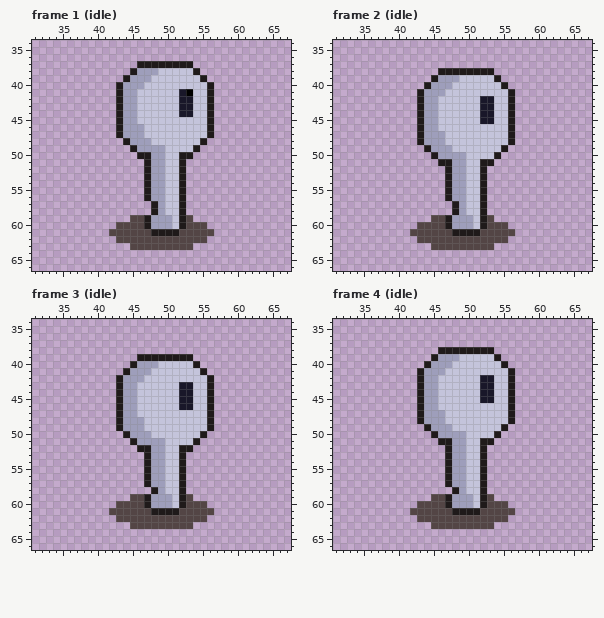
Two states of a pixel-art file, resources/textures/Sprite-0002.aseprite. That is the earlier state.
100x100 pixels, 14 frames. Shown: frame 1 (idle): x 31..67, y 34..66; frame 2 (idle): x 31..67, y 34..66; frame 3 (idle): x 31..67, y 34..66; frame 4 (idle): x 31..67, y 34..66. The commit also changed other frames, which this record leaves out.
After the commit:
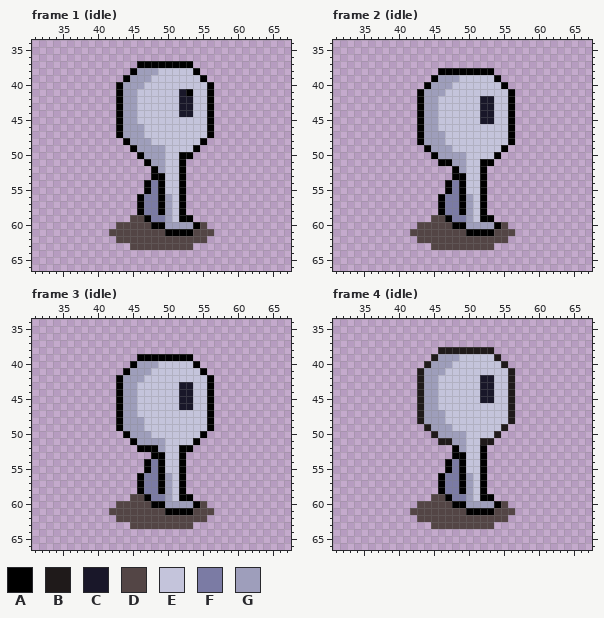
Palette (. is transparent): A #000000  B #1f1a1a  C #191729  D #534545  E #c4c4db  F #7b7ba4  G #9e9ebb
Diff:
--- frame 1 (idle), layer "main"
@@ x 41..58 @@
 36 ..................
-37 .....BBBBBBBB.....
-38 ....BGGGEEEEEB....
-39 ...BGGGEEEEEEEB...
-40 ..BGGGEEEEEEEEEB..
-41 ..BGGEEEEEECAEEB..
-42 ..BGGEEEEEECCEEB..
-43 ..BGGEEEEEECCEEB..
-44 ..BGGEEEEEECCEEB..
-45 ..BGGEEEEEEEEEEB..
-46 ..BGGGEEEEEEEEEB..
-47 ..BGGGEEEEEEEEEB..
-48 ...BGGGEEEEEEEB...
-49 ....BGGGGEEEEB....
-50 .....BBGGEEBB.....
-51 ......BGGEEB......
-52 ......BGGEEB......
-53 ......BGGEEB......
-54 ......BGGEEB......
-55 ......BGGEEB......
-56 ......BGGEEB......
-57 .......BGEEB......
-58 .......BGEEB......
-59 ....DDBGGGEBD.....
-60 ..DDDDBGGGEBDDD...
-61 .DDDDDDBBBBDDDDD..
+37 .....AAAAAAAA.....
+38 ....AGGGEEEEEA....
+39 ...AGGGEEEEEEEA...
+40 ..AGGGEEEEEEEEEA..
+41 ..AGGEEEEEECAEEA..
+42 ..AGGEEEEEECCEEA..
+43 ..AGGEEEEEECCEEA..
+44 ..AGGEEEEEECCEEA..
+45 ..AGGEEEEEEEEEEA..
+46 ..AGGGEEEEEEEEEA..
+47 ..AGGGEEEEEEEEEA..
+48 ...AGGGEEEEEEEA...
+49 ....AGGGGEEEEA....
+50 .....AGGGEEAA.....
+51 ......AGGEEA......
+52 .......AGEEA......
+53 .......AAEEA......
+54 ......AFAEEA......
+55 ......AFAEEA......
+56 .....AFFAGEA......
+57 .....AFFAGEA......
+58 .....AFFAGEA......
+59 ....DDAFFGEAA.....
+60 ..DDDDDAAGGGGAD...
+61 .DDDDDDDDAAAADDD..
 62 ..DDDDDDDDDDDDD...
--- frame 2 (idle), layer "main"
@@ x 41..58 @@
 37 ..................
-38 .....BBBBBBBB.....
-39 ....BGGGEEEEEB....
-40 ...BGGGEEEEEEEB...
-41 ..BGGGEEEEEEEEEB..
-42 ..BGGEEEEEECCEEB..
-43 ..BGGEEEEEECCEEB..
-44 ..BGGEEEEEECCEEB..
-45 ..BGGEEEEEECCEEB..
-46 ..BGGEEEEEEEEEEB..
-47 ..BGGGEEEEEEEEEB..
-48 ..BGGGEEEEEEEEEB..
-49 ...BGGGEEEEEEEB...
-50 ....BGGGGEEEEB....
-51 .....BBGGEEBB.....
-52 ......BGGEEB......
-53 ......BGGEEB......
-54 ......BGGEEB......
-55 ......BGGEEB......
-56 ......BGGEEB......
-57 .......BGEEB......
-58 .......BGEEB......
-59 ....DDBGGGEBD.....
-60 ..DDDDBGGGEBDDD...
-61 .DDDDDDBBBBDDDDD..
+38 .....AAAAAAAA.....
+39 ....AGGGEEEEEA....
+40 ...AGGGEEEEEEEA...
+41 ..AGGGEEEEEEEEEA..
+42 ..AGGEEEEEECCEEA..
+43 ..AGGEEEEEECCEEA..
+44 ..AGGEEEEEECCEEA..
+45 ..AGGEEEEEECCEEA..
+46 ..AGGEEEEEEEEEEA..
+47 ..AGGGEEEEEEEEEA..
+48 ..AGGGEEEEEEEEEA..
+49 ...AGGGEEEEEEEA...
+50 ....AGGGGEEEEA....
+51 .....AAGGEEAA.....
+52 .......AGEEA......
+53 .......AAEEA......
+54 ......AFAEEA......
+55 ......AFAEEA......
+56 .....AFFAGEA......
+57 .....AFFAGEA......
+58 .....AFFAGEA......
+59 ....DDAFFGEAA.....
+60 ..DDDDDAAGGGGAD...
+61 .DDDDDDDDAAAADDD..
 62 ..DDDDDDDDDDDDD...
--- frame 3 (idle), layer "main"
@@ x 41..58 @@
 38 ..................
-39 .....BBBBBBBB.....
-40 ....BGGGEEEEEB....
-41 ...BGGGEEEEEEEB...
-42 ..BGGGEEEEEEEEEB..
-43 ..BGGEEEEEECCEEB..
-44 ..BGGEEEEEECCEEB..
-45 ..BGGEEEEEECCEEB..
-46 ..BGGEEEEEECCEEB..
-47 ..BGGEEEEEEEEEEB..
-48 ..BGGGEEEEEEEEEB..
-49 ..BGGGEEEEEEEEEB..
-50 ...BGGGEEEEEEEB...
-51 ....BGGGGEEEEB....
-52 .....BBGGEEBB.....
-53 ......BGGEEB......
-54 ......BGGEEB......
-55 ......BGGEEB......
-56 ......BGGEEB......
-57 ......BGGEEB......
-58 .......BGEEB......
-59 ....DDBGGGEBD.....
-60 ..DDDDBGGGEBDDD...
-61 .DDDDDDBBBBDDDDD..
+39 .....AAAAAAAA.....
+40 ....AGGGEEEEEA....
+41 ...AGGGEEEEEEEA...
+42 ..AGGGEEEEEEEEEA..
+43 ..AGGEEEEEECCEEA..
+44 ..AGGEEEEEECCEEA..
+45 ..AGGEEEEEECCEEA..
+46 ..AGGEEEEEECCEEA..
+47 ..AGGEEEEEEEEEEA..
+48 ..AGGGEEEEEEEEEA..
+49 ..AGGGEEEEEEEEEA..
+50 ...AGGGEEEEEEEA...
+51 ....AGGGGEEEEA....
+52 .....AAAGEEAA.....
+53 .......AAEEA......
+54 ......AFAEEA......
+55 ......AFAEEA......
+56 .....AFFAGEA......
+57 .....AFFAGEA......
+58 .....AFFAGEA......
+59 ....DDAFFGEAA.....
+60 ..DDDDDAAGGGGAD...
+61 .DDDDDDDDAAAADDD..
 62 ..DDDDDDDDDDDDD...
--- frame 4 (idle), layer "main"
@@ x 44..56 @@
 51 ..BBGGEEBB...
-52 ...BGGEEB....
-53 ...BGGEEB....
-54 ...BGGEEB....
-55 ...BGGEEB....
-56 ...BGGEEB....
-57 ...BGGEEB....
-58 ....BGEEB....
-59 .DDBGGGEBD...
-60 DDDBGGGEBDDD.
-61 DDDDBBBBDDDDD
+52 ....AGEEA....
+53 ....AAEEA....
+54 ...AFAEEA....
+55 ...AFAEEA....
+56 ..AFFAGEA....
+57 ..AFFAGEA....
+58 ..AFFAGEA....
+59 .DDAFFGEAA...
+60 DDDDAAGGGGAD.
+61 DDDDDDAAAADDD
 62 DDDDDDDDDDDD.
Pixel boxes of the changes (left, top, right, bottom) in both pictures:
changed: (116, 61, 214, 236)
changed: (417, 68, 515, 236)
changed: (116, 354, 214, 515)
changed: (438, 445, 501, 515)
